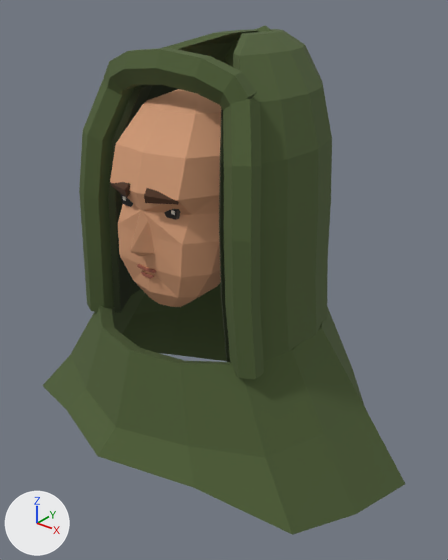
The glTF model assets/models/gear/h_hood.glb, before and after one commit.
The view is the same before and after, from a camera (50 mm lens) standing at (0.467, -0.54, 1.901) and looking at (0.017, 0.023, 1.552). The axes (+X, +Y, +Z) are drawn at lower left. The lights are the same throughout. The first picture is the older version. Where no turn or scale is listed for an object, it has been applied to the vertices. Vertices at exactly the same position are counted once.

In view in the first picture: 'BrowL', 'BrowR', 'HeadMesh', 'Hood', 'LipShade', 'MouthL', 'MouthR', 'Nose' and 2 more.
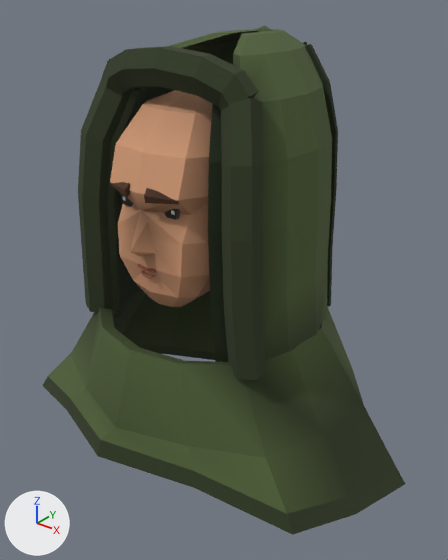
The change, as a diff of the scene's bpy script:
```diff
--- a/assets/models/gear/h_hood.glb.py
+++ b/assets/models/gear/h_hood.glb.py
@@ mat_g_hair @@
 n0 = _N.new('ShaderNodeBsdfPrincipled'); n0.name = 'Principled BSDF'
-n0.inputs[0].default_value = (0.0685, 0.0252, 0.00857, 1.0)  # 'Base Color', brown #4a2c17
 n0.inputs[2].default_value = 0.9  # 'Roughness'
 n1 = _N.new('ShaderNodeOutputMaterial'); n1.name = 'Material Output'
+n2 = _N.new('ShaderNodeMix'); n2.name = 'Mix'
+n2.data_type = 'RGBA'
+n2.blend_type = 'MULTIPLY'
+n2.inputs[0].default_value = 1.0  # 'Factor'
+n2.inputs[7].default_value = (0.0685, 0.0252, 0.00857, 1.0)  # 'B', brown #4a2c17
+n3 = _N.new('ShaderNodeVertexColor'); n3.name = 'Color Attribute'
 _L.new(n0.outputs[0], n1.inputs[0])  # 'BSDF' to 'Surface'
+_L.new(n2.outputs[2], n0.inputs[0])  # 'Result' to 'Base Color'
+_L.new(n3.outputs[0], n2.inputs[6])  # 'Color' to 'A'
@@ mat_g_skin @@
 n0 = _N.new('ShaderNodeBsdfPrincipled'); n0.name = 'Principled BSDF'
-n0.inputs[0].default_value = (0.644, 0.323, 0.175, 1.0)  # 'Base Color', beige #d29a74
 n0.inputs[2].default_value = 0.8  # 'Roughness'
 n1 = _N.new('ShaderNodeOutputMaterial'); n1.name = 'Material Output'
+n2 = _N.new('ShaderNodeMix'); n2.name = 'Mix'
+n2.data_type = 'RGBA'
+n2.blend_type = 'MULTIPLY'
+n2.inputs[0].default_value = 1.0  # 'Factor'
+n2.inputs[7].default_value = (0.644, 0.323, 0.175, 1.0)  # 'B', beige #d29a74
+n3 = _N.new('ShaderNodeVertexColor'); n3.name = 'Color Attribute'
 _L.new(n0.outputs[0], n1.inputs[0])  # 'BSDF' to 'Surface'
+_L.new(n2.outputs[2], n0.inputs[0])  # 'Result' to 'Base Color'
+_L.new(n3.outputs[0], n2.inputs[6])  # 'Color' to 'A'
@@ mat_t1_hood @@
 n0 = _N.new('ShaderNodeBsdfPrincipled'); n0.name = 'Principled BSDF'
-n0.inputs[0].default_value = (0.0762, 0.112, 0.0356, 1.0)  # 'Base Color', dark green #4e5e35
 n0.inputs[2].default_value = 0.95  # 'Roughness'
 n1 = _N.new('ShaderNodeOutputMaterial'); n1.name = 'Material Output'
+n2 = _N.new('ShaderNodeMix'); n2.name = 'Mix'
+n2.data_type = 'RGBA'
+n2.blend_type = 'MULTIPLY'
+n2.inputs[0].default_value = 1.0  # 'Factor'
+n2.inputs[7].default_value = (0.0762, 0.112, 0.0356, 1.0)  # 'B', dark green #4e5e35
+n3 = _N.new('ShaderNodeVertexColor'); n3.name = 'Color Attribute'
 _L.new(n0.outputs[0], n1.inputs[0])  # 'BSDF' to 'Surface'
+_L.new(n2.outputs[2], n0.inputs[0])  # 'Result' to 'Base Color'
+_L.new(n3.outputs[0], n2.inputs[6])  # 'Color' to 'A'
@@ mat_t2_hood @@
 n0 = _N.new('ShaderNodeBsdfPrincipled'); n0.name = 'Principled BSDF'
-n0.inputs[0].default_value = (0.0284, 0.0423, 0.0144, 1.0)  # 'Base Color', dark green #2f3a20
 n0.inputs[2].default_value = 0.95  # 'Roughness'
 n1 = _N.new('ShaderNodeOutputMaterial'); n1.name = 'Material Output'
+n2 = _N.new('ShaderNodeMix'); n2.name = 'Mix'
+n2.data_type = 'RGBA'
+n2.blend_type = 'MULTIPLY'
+n2.inputs[0].default_value = 1.0  # 'Factor'
+n2.inputs[7].default_value = (0.0284, 0.0423, 0.0144, 1.0)  # 'B', dark green #2f3a20
+n3 = _N.new('ShaderNodeVertexColor'); n3.name = 'Color Attribute'
 _L.new(n0.outputs[0], n1.inputs[0])  # 'BSDF' to 'Surface'
+_L.new(n2.outputs[2], n0.inputs[0])  # 'Result' to 'Base Color'
+_L.new(n3.outputs[0], n2.inputs[6])  # 'Color' to 'A'
@@ mat_g_lip @@
 n0 = _N.new('ShaderNodeBsdfPrincipled'); n0.name = 'Principled BSDF'
-n0.inputs[0].default_value = (0.332, 0.102, 0.0648, 1.0)  # 'Base Color', brown #9c5a48
 n0.inputs[2].default_value = 0.7  # 'Roughness'
 n1 = _N.new('ShaderNodeOutputMaterial'); n1.name = 'Material Output'
+n2 = _N.new('ShaderNodeMix'); n2.name = 'Mix'
+n2.data_type = 'RGBA'
+n2.blend_type = 'MULTIPLY'
+n2.inputs[0].default_value = 1.0  # 'Factor'
+n2.inputs[7].default_value = (0.332, 0.102, 0.0648, 1.0)  # 'B', brown #9c5a48
+n3 = _N.new('ShaderNodeVertexColor'); n3.name = 'Color Attribute'
 _L.new(n0.outputs[0], n1.inputs[0])  # 'BSDF' to 'Surface'
+_L.new(n2.outputs[2], n0.inputs[0])  # 'Result' to 'Base Color'
+_L.new(n3.outputs[0], n2.inputs[6])  # 'Color' to 'A'
@@ mat_t1d_hood @@
+mat_t1d_hood = bpy.data.materials.new('t1d_hood')
+# nodes: BsdfPrincipled, Mix, OutputMaterial, VertexColor
+# colours: dark green #25301a, mixed with the vertex colours
@@ me_headmesh_001 @@
 me_headmesh_001.from_pydata(...)  # 82 vertices, 160 faces; spans x -0.075..0.075, y -0.104..0.103, z 0.066..0.311
+# me_headmesh_001 part 1: vertex colours changed
 me_headmesh_001.materials.append(mat_g_skin)
@@ me_hood @@
-me_hood.from_pydata(...)  # 522 vertices, 1020 faces; spans x -0.275..0.275, y -0.192..0.226, z -0.212..0.361
+me_hood.from_pydata(...)  # 670 vertices, 1296 faces; spans x -0.275..0.275, y -0.192..0.226, z -0.213..0.361
+# me_hood part 2: the loose piece of 42 vertices spanning x -0.103..0.103, y -0.068..-0.024, z 0.289..0.348 is rebuilt with 42 vertices and now spans x -0.105..0.105, y -0.07..-0.022, z 0.288..0.35, in mat_t2_hood
+# me_hood part 3: the loose piece of 30 vertices spanning x -0.141..-0.072, y -0.086..-0.025, z 0.014..0.309 is rebuilt with 30 vertices and now spans x -0.142..-0.07, y -0.088..-0.023, z 0.014..0.31, in mat_t2_hood
+# me_hood part 4: the loose piece of 30 vertices spanning x 0.072..0.141, y -0.086..-0.025, z 0.014..0.309 is rebuilt with 30 vertices and now spans x 0.07..0.142, y -0.088..-0.023, z 0.014..0.31, in mat_t2_hood
+# me_hood part 5: a new loose piece of 24 vertices spanning x 0.051..0.117, y 0.123..0.138, z 0.015..0.343, in mat_t1d_hood
+# me_hood part 6: 7 vertices moved from x -0.107..0.21, y -0.18..-0.104, z -0.142..-0.074 to x -0.106..0.208, y -0.176..-0.102, z -0.14..-0.078; 7 vertices removed from x -0.21..0.192, y -0.104..0.196, z -0.212..-0.076; 35 vertices added at x -0.261..0.261, y -0.185..0.205, z -0.213..-0.069
+# other edits to the shape of me_hood do not show in these pictures
 me_hood.materials.append(mat_t1_hood)
 me_hood.materials.append(mat_t2_hood)
+me_hood.materials.append(mat_t1d_hood)
@@ me_mouthl_001 @@
 me_mouthl_001.from_pydata(...)  # 8 vertices, 12 faces; spans x -0.00013..0.01344, y -0.09768..-0.09396, z 0.1147..0.11921
+# me_mouthl_001 part 7: vertex colours changed
 me_mouthl_001.materials.append(mat_g_lip)
@@ me_mouthr_001 @@
 me_mouthr_001.from_pydata(...)  # 8 vertices, 12 faces; spans x -0.01344..0.00013, y -0.09768..-0.09396, z 0.1147..0.11921
+# me_mouthr_001 part 8: vertex colours changed
 me_mouthr_001.materials.append(mat_g_lip)
```

What differs and where, as boxes [x1, y1, x2, y2] in the pictures (448 x 560 px):
'Hood', recoloured, reshaped
    both: [43, 26, 405, 535]
'HeadMesh', recoloured
    both: [110, 90, 212, 307]
'Nose', recoloured
    both: [130, 209, 155, 256]
'LipShade', recoloured
    both: [141, 271, 154, 279]
'MouthR', recoloured
    both: [137, 264, 146, 271]
'MouthL', recoloured
    both: [146, 268, 156, 273]
part 2 of me_hood, rebuilt
    before: [103, 48, 257, 110]
    after: [102, 46, 259, 111]
part 3 of me_hood, rebuilt
    before: [79, 79, 131, 312]
    after: [78, 78, 130, 313]
part 4 of me_hood, rebuilt (10% wider)
    before: [223, 99, 264, 379]
    after: [221, 98, 266, 380]
part 5 of me_hood, added
    after: [305, 44, 338, 307]
part 6 of me_hood, built on
    before: [130, 307, 227, 361]
    after: [43, 307, 405, 535]
